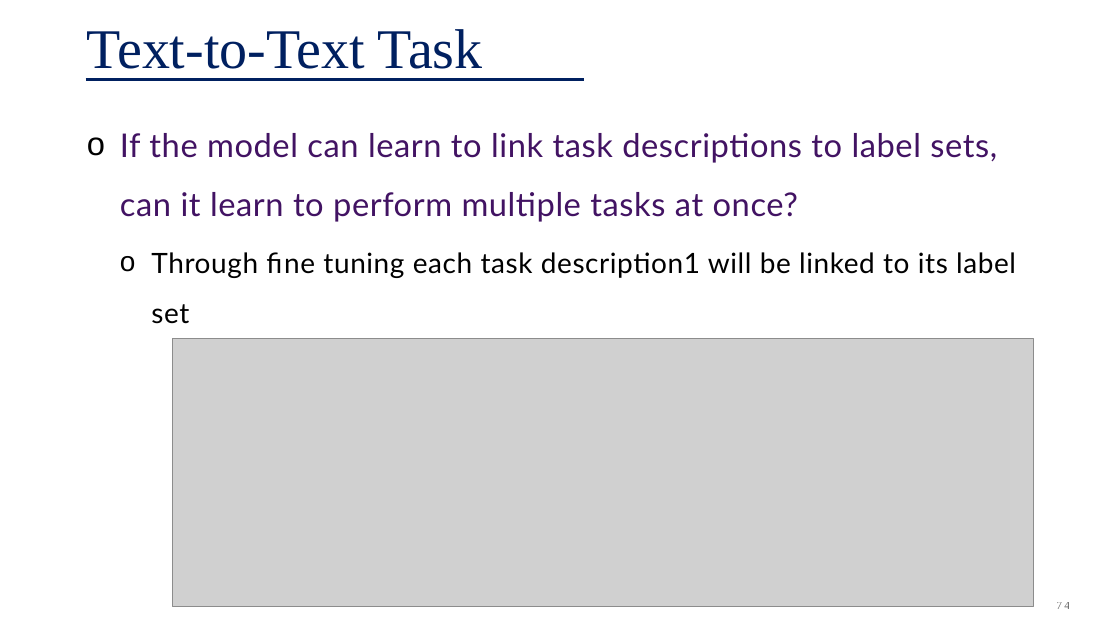
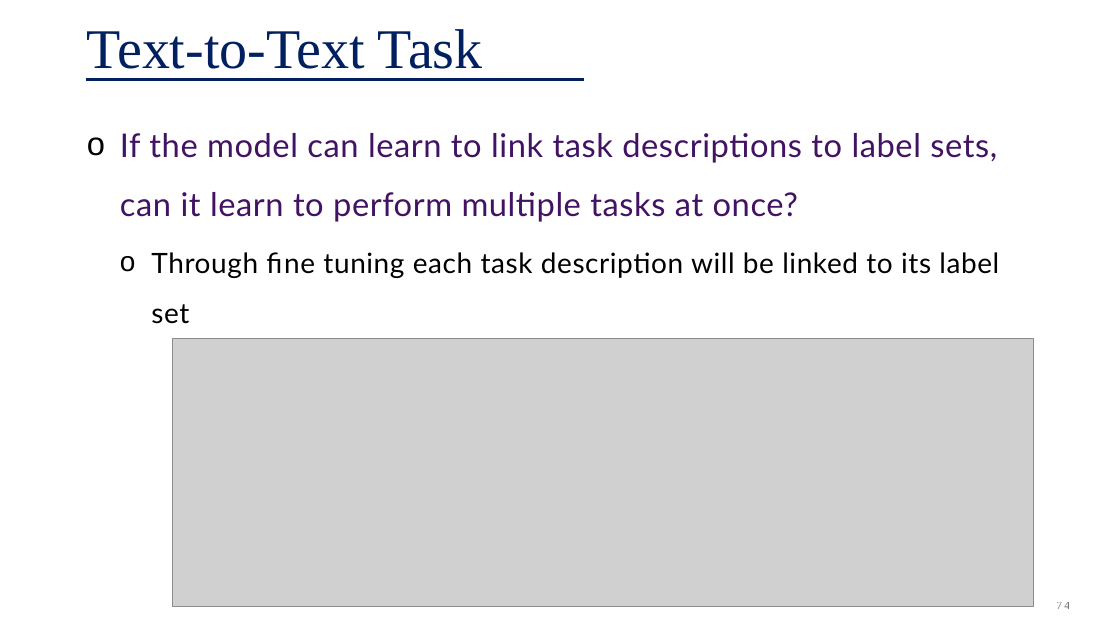
Before and after one commit to plaban/fllm-aut25, a slide deck: slide 74 of assets/class_notes/04b. LLM-Architectures.pptx. Drawn at 1120x630 pixels with LibreOffice and Linux fonts; fonts in the diff are those of the drawing; grey boxes stand for pictures. Boxes give left, top, right and bottom in pixels: in the first picture for what was removed or moved away, otherwise in the second. Text is boxed around its words. In the diff, an @@ line names an element or a change of style, - is before the commit and + after.

```diff
--- a/assets/class_notes/04b. LLM-Architectures.pptx
+++ b/assets/class_notes/04b. LLM-Architectures.pptx
@@ text at [151, 252, 999, 324]: text changed @@
-  o Through fine tuning each task description1 will be linked to its label set
+  o Through fine tuning each task description will be linked to its label set
```
Also in this commit, not shown: 9 other slides changed, 4 slides added, 1 slide removed, 2 other files.
